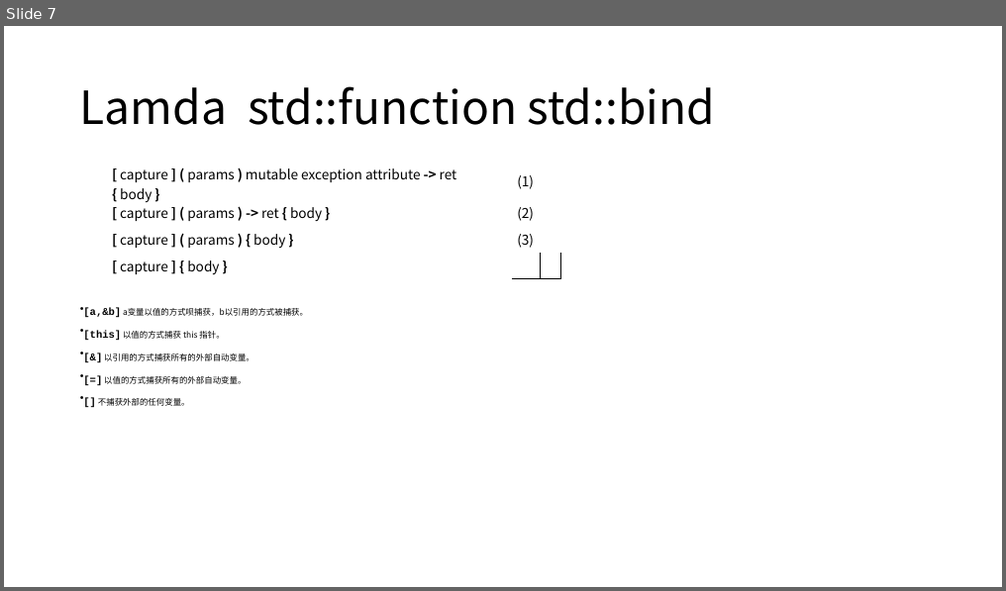
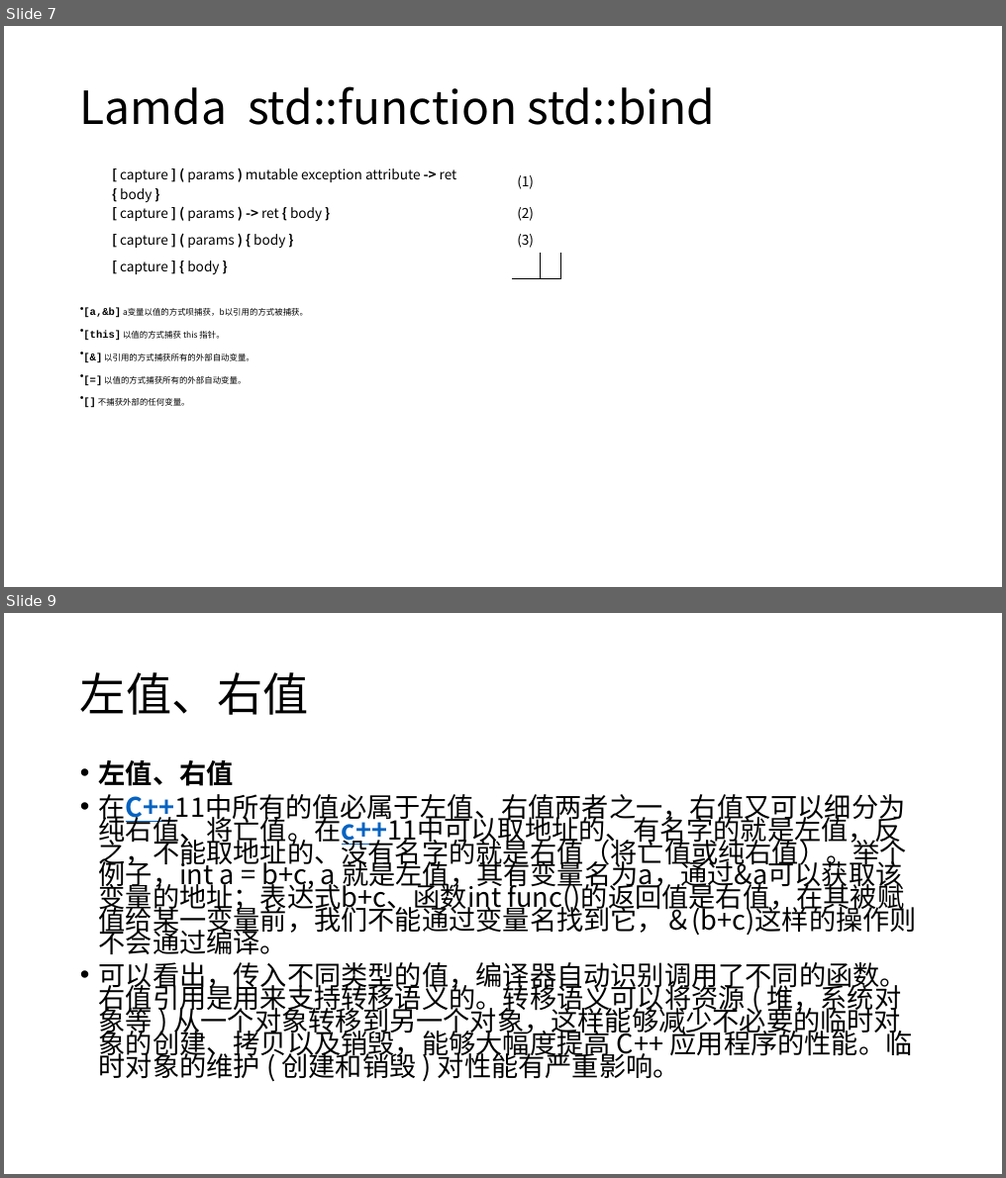
Before and after one commit to Mr-WangJin/cpp11, a slide deck: c++11.pptx. Shown one above the other, each under a label of ours: slide 7 before the commit, slides 7 and 9 after it; the slides between them are not shown. The pictures are 1006x591 and 1006x1178 pixels, drawn with LibreOffice and Linux fonts; fonts in the diff are those of the drawing. Boxes give left, top, right and bottom in pixels: in the first picture for what was removed or moved away, otherwise in the second. Text is boxed around its words. In the diff, an @@ line names an element or a change of style, - is before the commit and + after.

```diff
--- a/c++11.pptx
+++ b/c++11.pptx
@@ slide 9 added at [4,613,1002,1174], background #FFFFFF @@
@@ title added at [80,672,309,715], 44 pt, text #000000 @@
+左值、右值
@@ text added at [99,761,917,1079], 25.9 pt, text #000000 @@
+• 左值、右值
+• 在C++11中所有的值必属于左值、右值两者之一，右值又可以细分为纯右值、将亡值。在c++11中可以取地址的、有名字的就是左值，反之，不能取地址的、没有名字的就是右值（将亡值或纯右值）。举个例子，int a = b+c, a 就是左值，其有变量名为a，通过&a可以获取该变量的地址；表达式b+c、函数int func()的返回值是右值，在其被赋值给某一变量前，我们不能通过变量名找到它，＆(b+c)这样的操作则不会通过编译。
+• 可以看出，传入不同类型的值，编译器自动识别调用了不同的函数。
+  右值引用是用来支持转移语义的。转移语义可以将资源 ( 堆，系统对象等 ) 从一个对象转移到另一个对象，这样能够减少不必要的临时对象的创建、拷贝以及销毁，能够大幅度提高 C++ 应用程序的性能。临时对象的维护 ( 创建和销毁 ) 对性能有严重影响。
```
Also in this commit, not shown: 1 other slide added, 7 other files.
